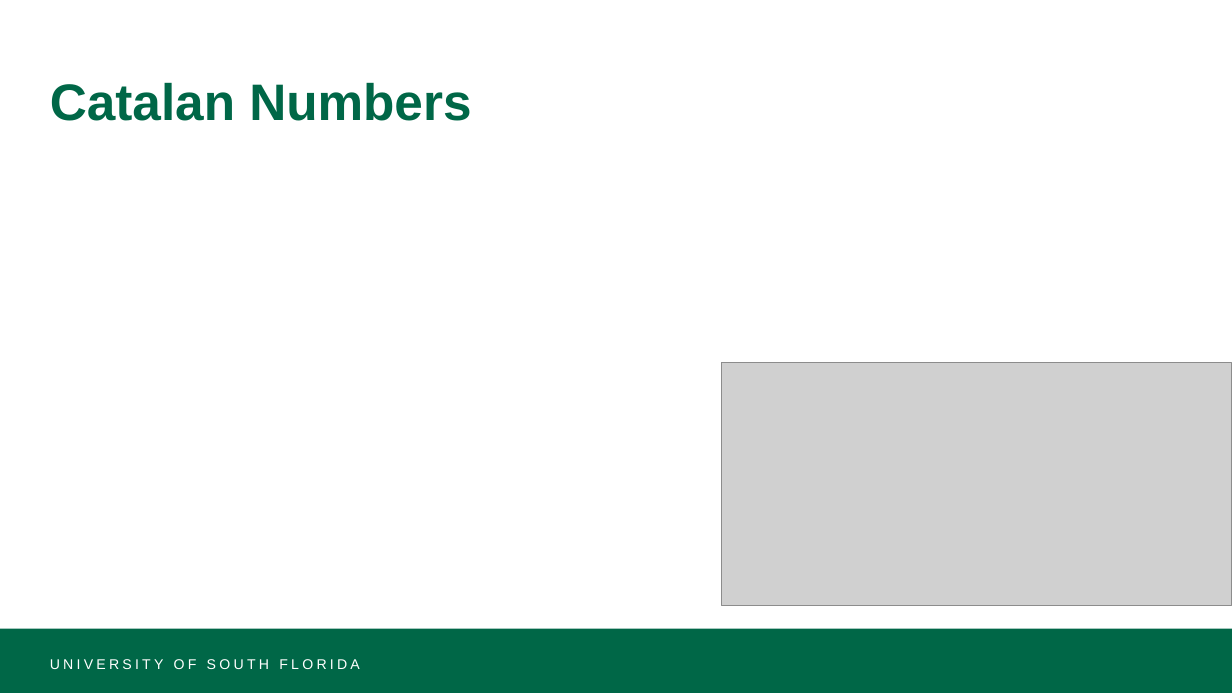
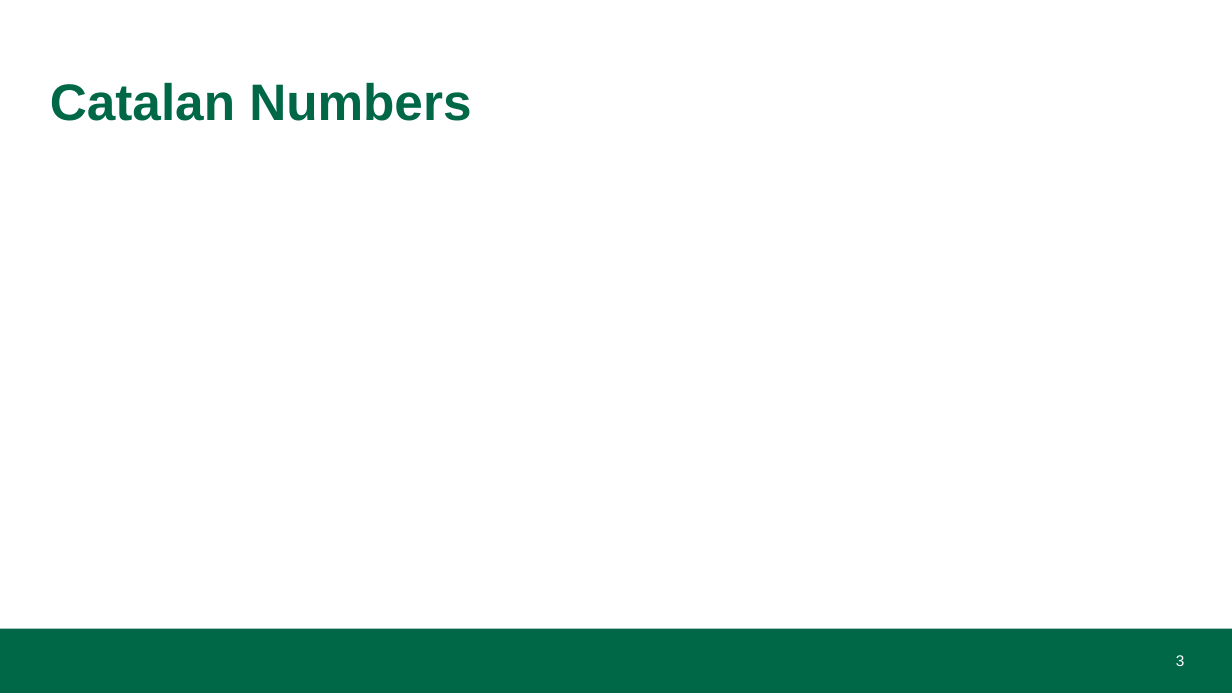
Before and after one commit to KS-AO-HUB/OS-Group-Project, a slide deck: slide 3 of catalan.pptx (slide 2 before the commit). Drawn at 1232x693 pixels with LibreOffice and Linux fonts; fonts in the diff are those of the drawing; grey boxes stand for pictures. Boxes give left, top, right and bottom in pixels: in the first picture for what was removed or moved away, otherwise in the second. Text is boxed around its words. In the diff, an @@ line names an element or a change of style, - is before the commit and + after.

```diff
--- a/catalan.pptx
+++ b/catalan.pptx
@@ picture removed at (x1=722, y1=363, x2=1232, y2=605) @@
@@ text removed at (x1=50, y1=659, x2=359, y2=669) @@
-UNIVERSITY OF SOUTH FLORIDA
@@ page number added at (x1=1176, y1=655, x2=1185, y2=666), 12 pt, text #FFFFFF @@
+3
```
Also in this commit, not shown: 7 other slides changed, 4 slides added, 2 slides removed, 1 other file.
